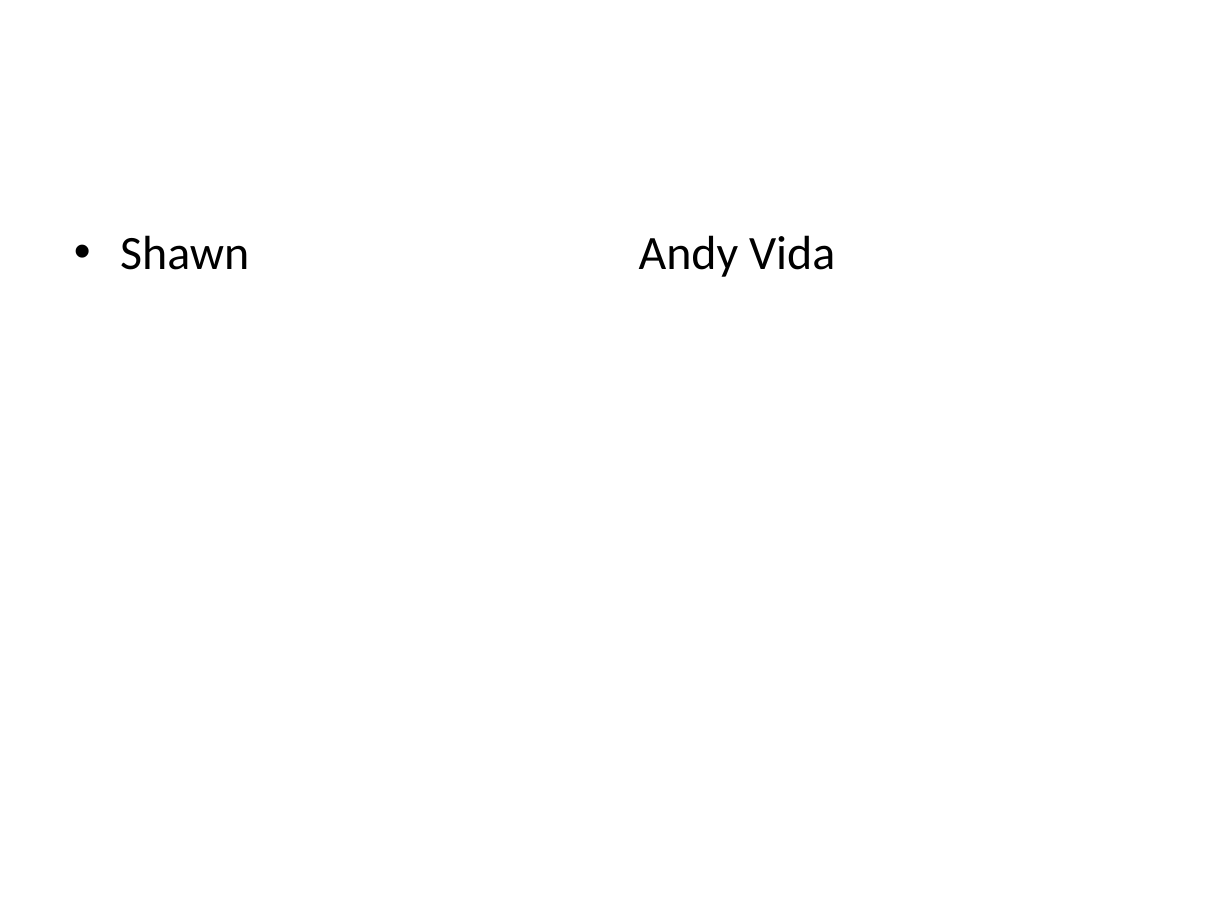
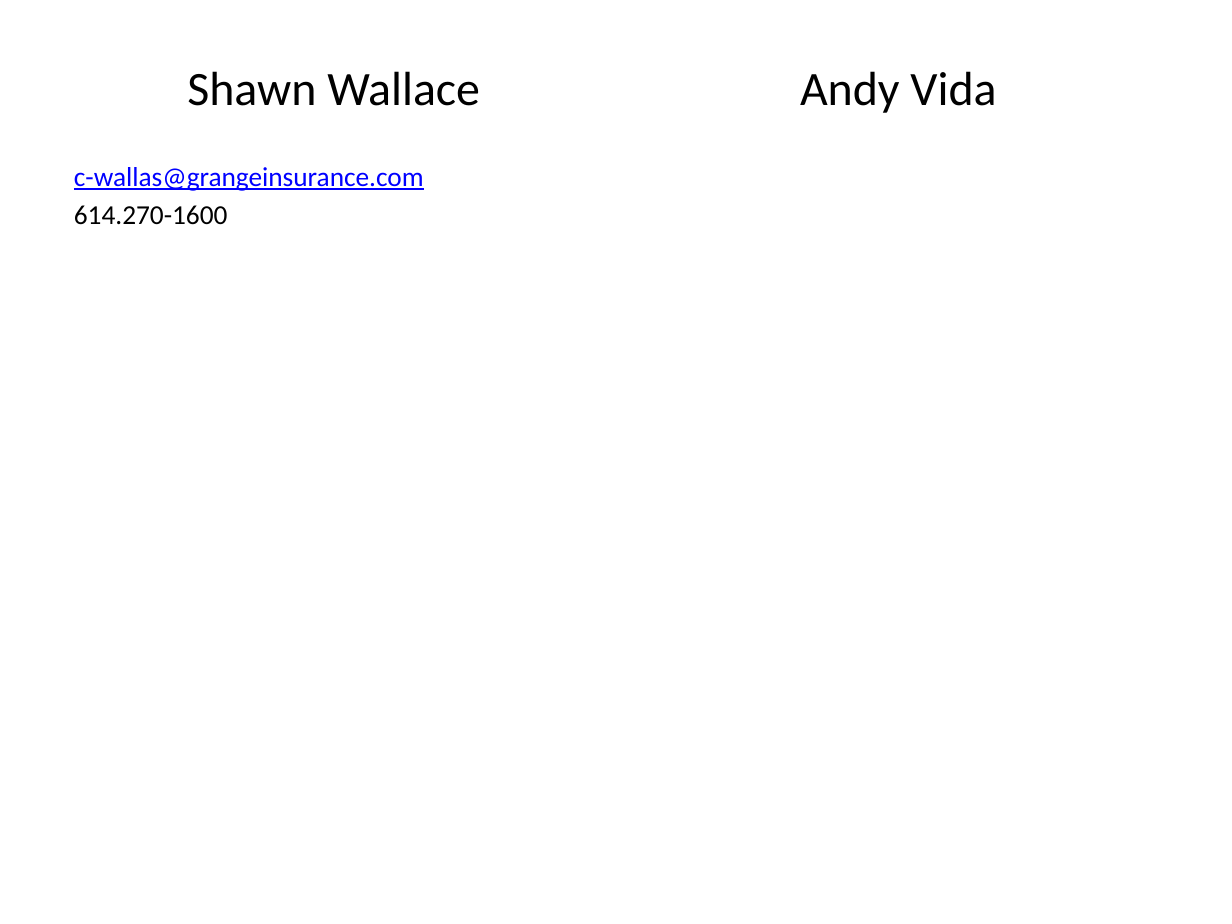
Before and after one commit to shawnewallace/Katas, a slide deck: slide 5 of Presentations/BDD Lunch & Learn.pptx. Drawn at 1232x924 pixels with LibreOffice and Linux fonts; fonts in the diff are those of the drawing. Boxes give left, top, right and bottom in pixels: in the first picture for what was removed or moved away, otherwise in the second. Text is boxed around its words. In the diff, an @@ line names an element or a change of style, - is before the commit and + after.

Commit message:
updated Shawn's bio and added some content to the lunch and learn presentation

```diff
--- a/Presentations/BDD Lunch & Learn.pptx
+++ b/Presentations/BDD Lunch & Learn.pptx
@@ text "Andy Vida": place and size @@
-text "Andy Vida" at bbox=[639, 235, 835, 277]
+text "Andy Vida" at bbox=[800, 71, 996, 113]
@@ text "Andy Vida" at bbox=[800, 71, 996, 113]: alignment left to centre @@
@@ text at bbox=[74, 71, 480, 225]: text changed; size 28 to 16 pt; text colour #000000 to #0000FF @@
-• Shawn
+Shawn Wallace
+c-wallas@grangeinsurance.com
+614.270-1600
```
